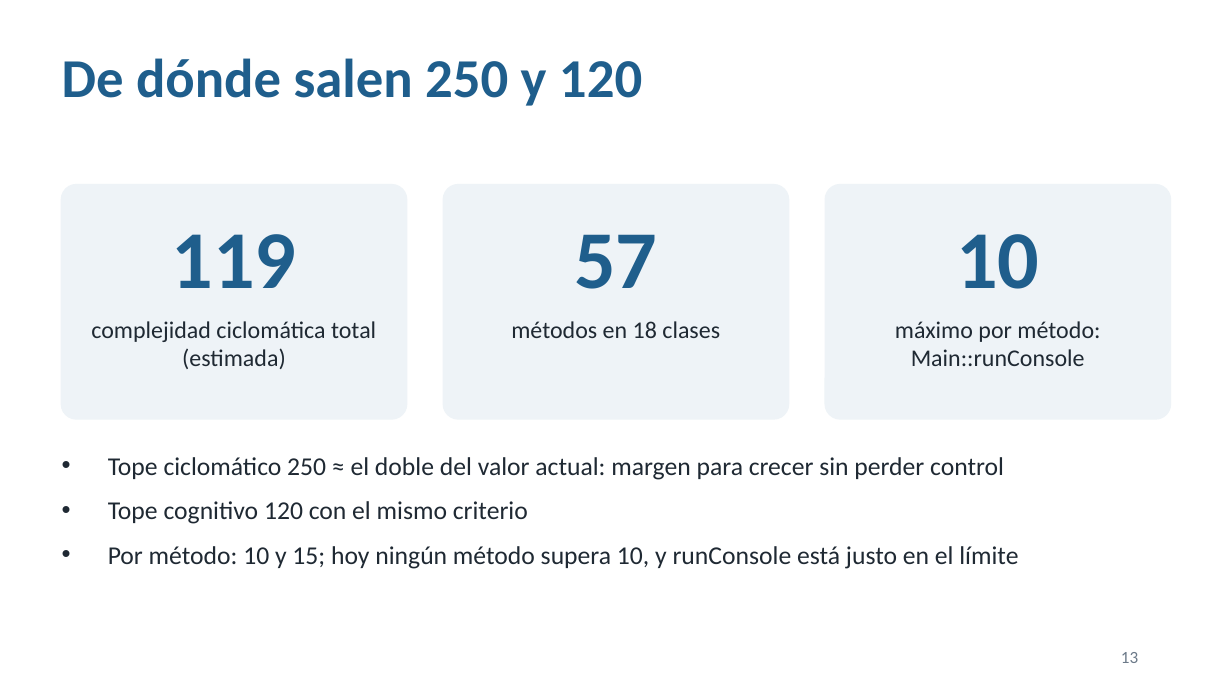
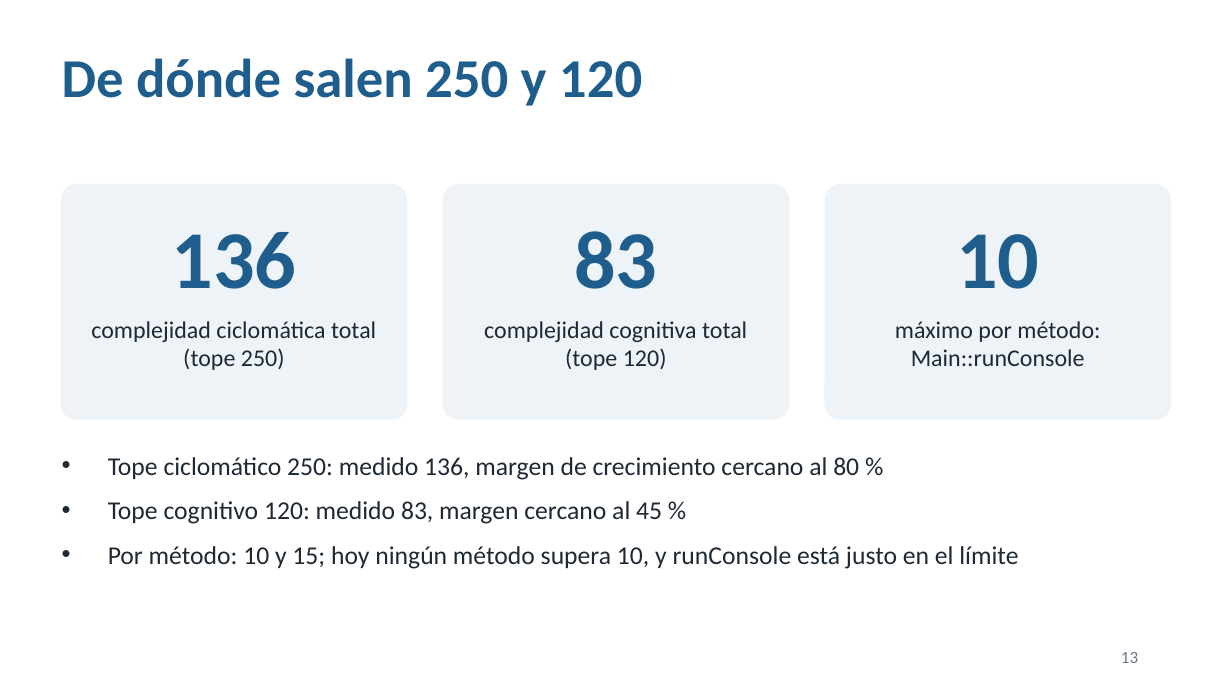
Before and after one commit to carolinacardonaUdeA/calidad-software, a slide deck: slide 13 of docs/Presentacion_Calidad_Calculadora.pptx. Drawn at 1232x693 pixels with LibreOffice and Linux fonts; fonts in the diff are those of the drawing. Boxes give left, top, right and bottom in pixels: in the first picture for what was removed or moved away, otherwise in the second. Text is boxed around its words. In the diff, an @@ line names an element or a change of style, - is before the commit and + after.

```diff
--- a/docs/Presentacion_Calidad_Calculadora.pptx
+++ b/docs/Presentacion_Calidad_Calculadora.pptx
@@ text at (x1=172, y1=232, x2=297, y2=289): text changed @@
-119
+136
@@ text at (x1=574, y1=231, x2=657, y2=289): text changed @@
-57
+83
@@ text at (x1=91, y1=321, x2=376, y2=370): text changed @@
-complejidad ciclomática total (estimada)
+complejidad ciclomática total (tope 250)
@@ text at (x1=484, y1=321, x2=747, y2=370): text changed @@
-métodos en 18 clases
+complejidad cognitiva total (tope 120)
@@ text at (x1=108, y1=457, x2=859, y2=524): text changed @@
-• Tope ciclomático 250 ≈ el doble del valor actual: margen para crecer sin perder control
-• Tope cognitivo 120 con el mismo criterio
+• Tope ciclomático 250: medido 136, margen de crecimiento cercano al 80 %
+• Tope cognitivo 120: medido 83, margen cercano al 45 %
```
Also in this commit, not shown: 3 other slides changed, 1 slide added, 7 other files.
